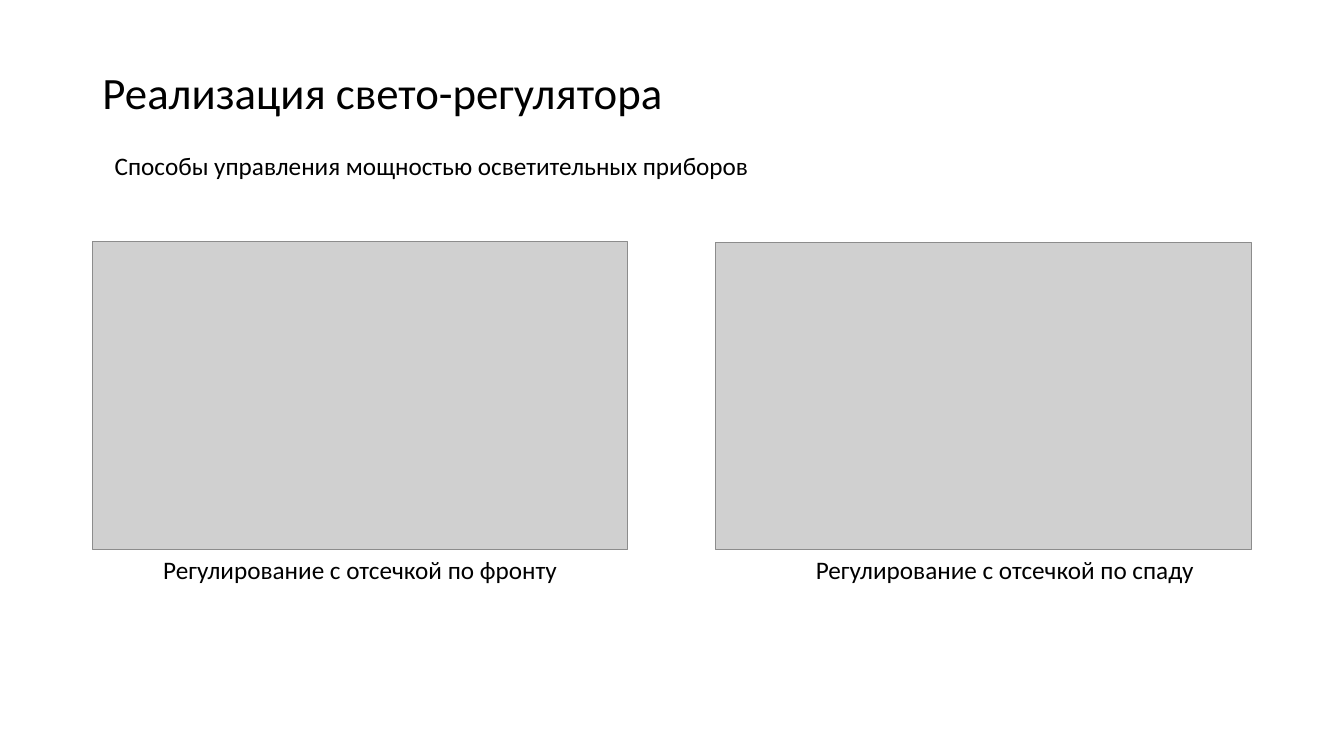
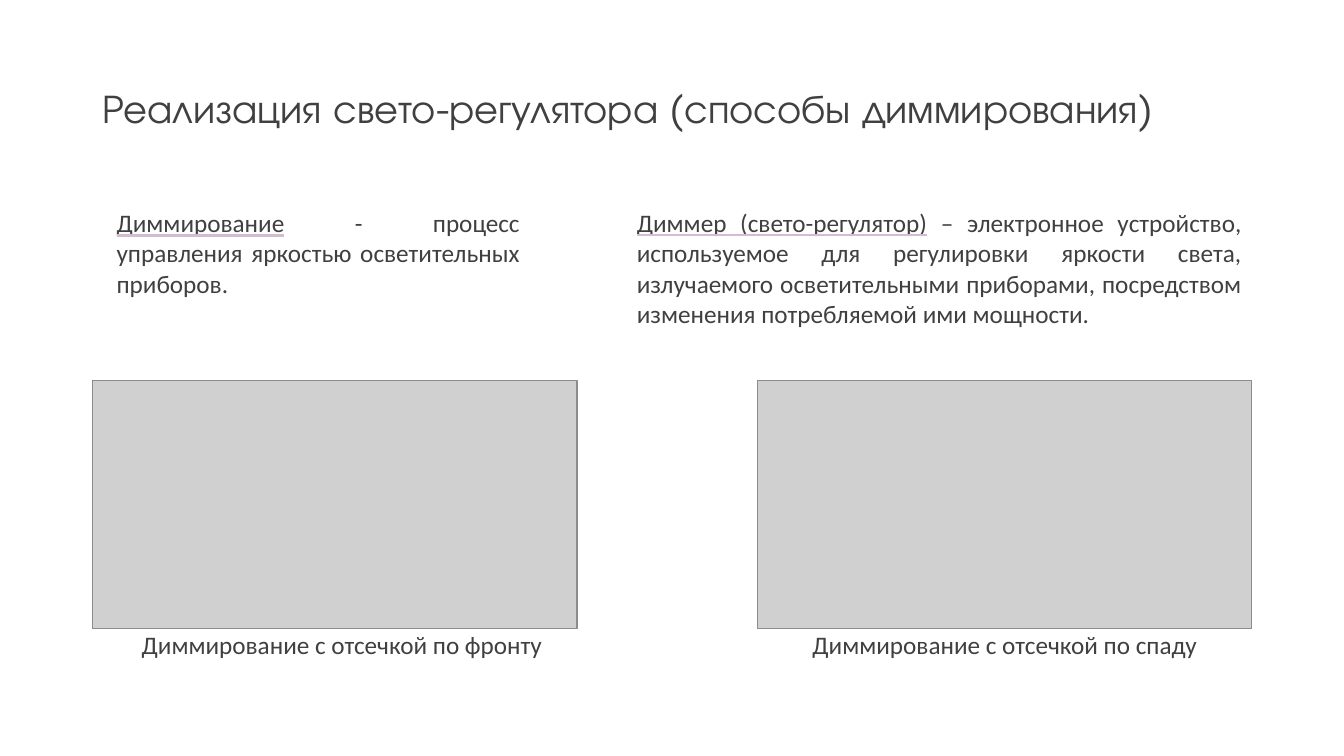
Before and after one commit to kaf3/dimmer, a slide deck: slide 6 of Презентация1.pptx. Drawn at 1344x756 pixels with LibreOffice and Linux fonts; fonts in the diff are those of the drawing; grey boxes stand for pictures. Boxes give left, top, right and bottom in pixels: in the first picture for what was removed or moved away, otherwise in the second. Text is boxed around its words. In the diff, an @@ line names an element or a change of style, - is before the commit and + after.

```diff
--- a/Презентация1.pptx
+++ b/Презентация1.pptx
@@ title at box(102, 95, 1138, 130): text changed; size 32 to 28.8 pt; font Calibri to TeX Gyre Adventor; text colour #000000 to #404040 @@
-Реализация свето-регулятора
+Реализация свето-регулятора (способы диммирования)
@@ text at box(117, 216, 520, 297): text changed; text colour #000000 to #404040 @@
-Способы управления мощностью осветительных приборов
+Диммирование - процесс управления яркостью осветительных приборов.
@@ text added at box(637, 214, 1241, 327), 18 pt, text #404040 @@
+Диммер (свето-регулятор) – электронное устройство, используемое для регулировки яркости света, излучаемого осветительными приборами, посредством изменения потребляемой ими мощности.
@@ picture: place and size @@
-picture at box(93, 242, 628, 549)
+picture at box(93, 380, 578, 628)
@@ picture: place and size @@
-picture at box(716, 242, 1252, 549)
+picture at box(758, 380, 1252, 628)
@@ text at box(142, 637, 542, 658): text changed; text colour #000000 to #404040 @@
-Регулирование с отсечкой по фронту
+Диммирование с отсечкой по фронту
@@ text at box(812, 637, 1197, 658): text changed; text colour #000000 to #404040 @@
-Регулирование с отсечкой по спаду
+Диммирование с отсечкой по спаду
```
Also in this commit, not shown: 4 other slides changed, 8 slides added, 2 slides removed, 2 other files.
